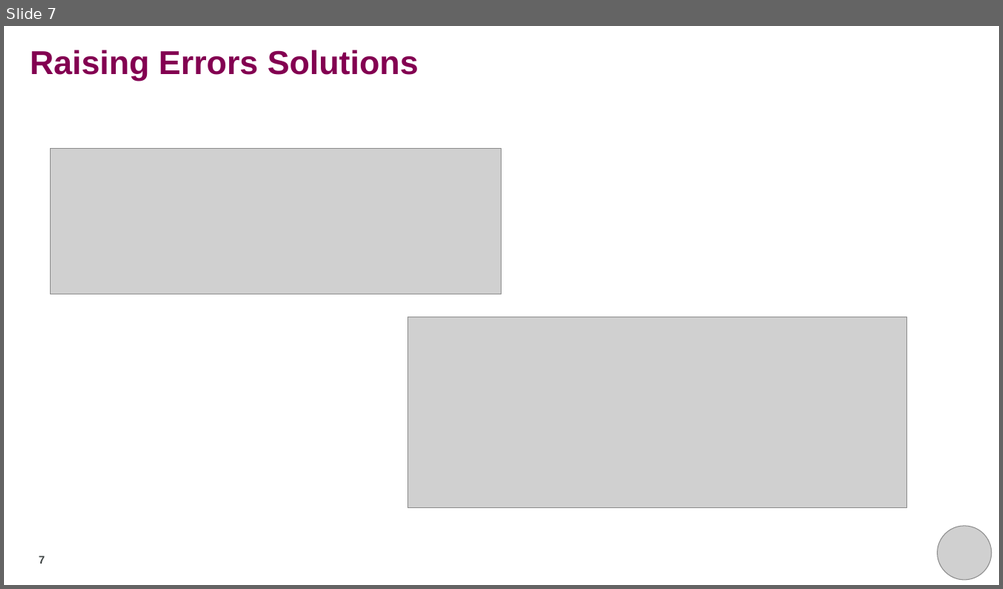
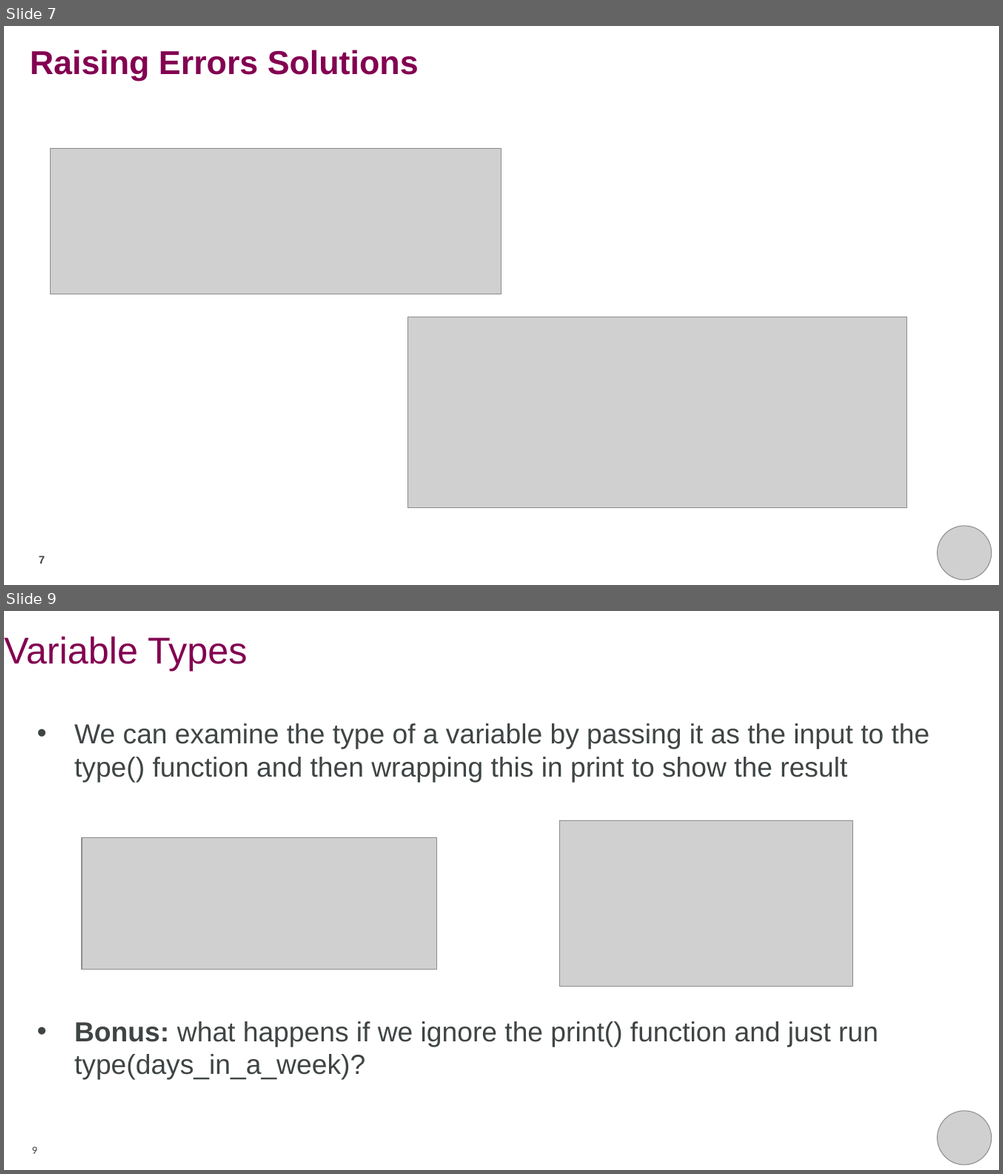
Before and after one commit to rkhetani/beginners-python, a slide deck: additional_notes/extra_notes.pptx. Shown one above the other, each under a label of ours: slide 7 before the commit, slides 7 and 9 after it; the slides between them are not shown. The pictures are 1003x589 and 1003x1174 pixels, drawn with LibreOffice and Linux fonts; fonts in the diff are those of the drawing; grey boxes stand for pictures; background and template pictures are left out. Boxes give left, top, right and bottom in pixels: in the first picture for what was removed or moved away, otherwise in the second. Text is boxed around its words. In the diff, an @@ line names an element or a change of style, - is before the commit and + after.

```diff
--- a/additional_notes/extra_notes.pptx
+++ b/additional_notes/extra_notes.pptx
@@ slide 9 added at (x1=4, y1=611, x2=999, y2=1170), background #FFFFFF @@
@@ title added at (x1=4, y1=636, x2=247, y2=671), 36 pt, text #830051 @@
+Variable Types
@@ text added at (x1=74, y1=723, x2=930, y2=1080), 26.7 pt, text #3F4444 @@
+• We can examine the type of a variable by passing it as the input to the type() function and then wrapping this in print to show the result
+• Bonus: what happens if we ignore the print() function and just run type(days_in_a_week)?
@@ picture added at (x1=560, y1=820, x2=853, y2=986) @@
@@ picture added at (x1=82, y1=838, x2=437, y2=970) @@
@@ picture added at (x1=937, y1=1111, x2=992, y2=1165) @@
@@ page number added at (x1=32, y1=1147, x2=37, y2=1154), 10.5 pt, text #3F4444 @@
+9
```
Also in this commit, not shown: 4 other slides added.
